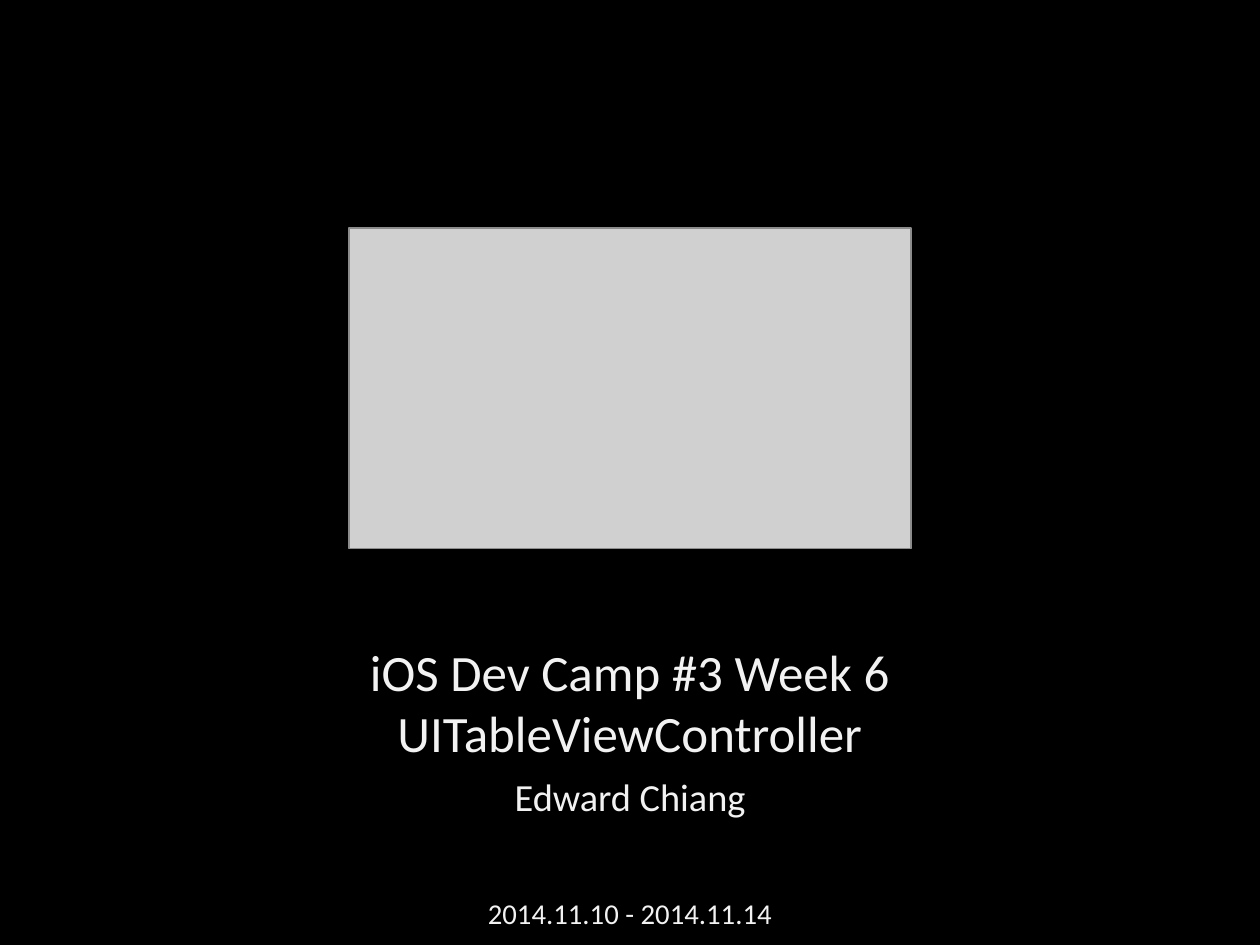
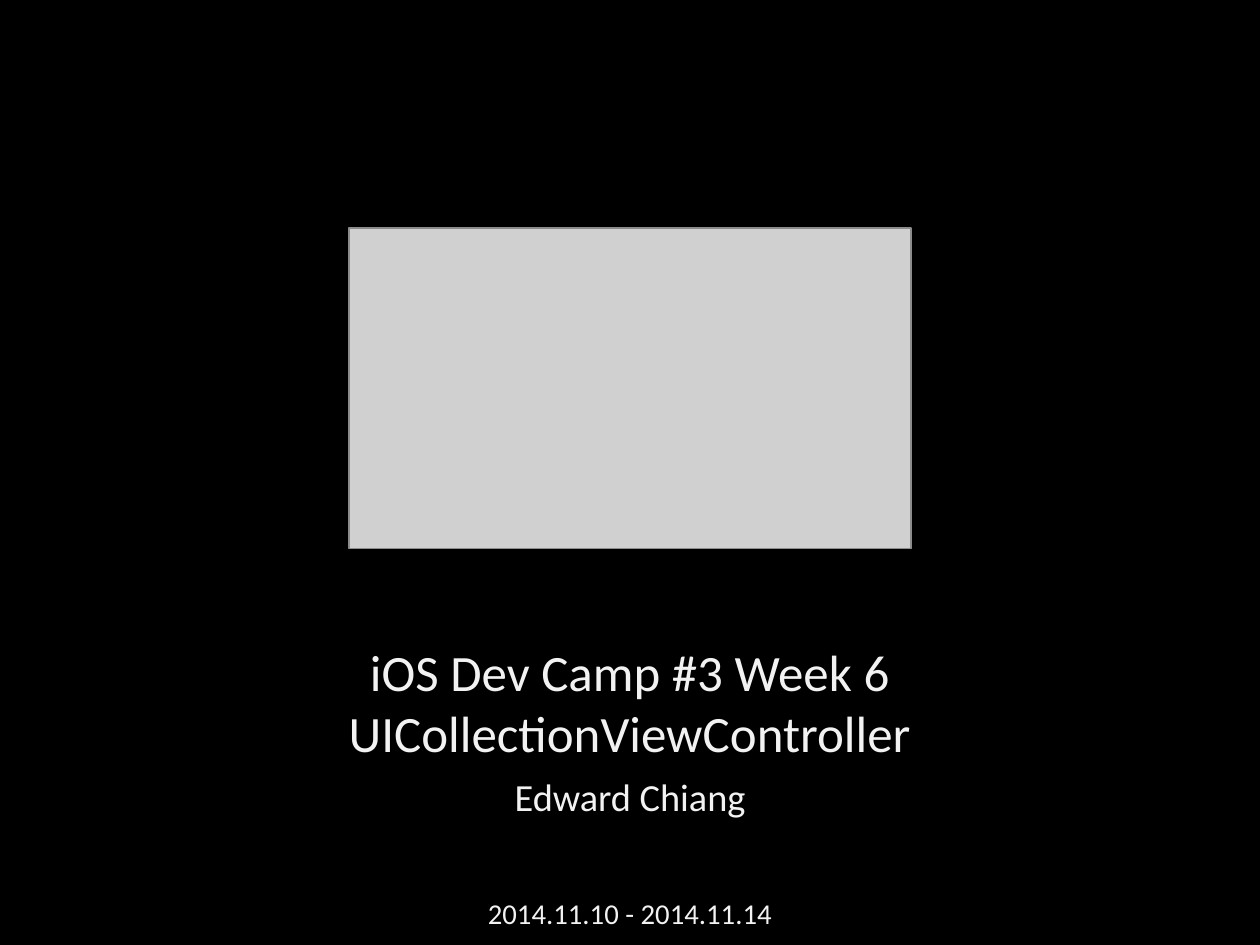
Before and after one commit to ALPHACamp/Camp-3-iOS-Dev, a slide deck: slide 1 of Class presentation/Week6 - Edward/11-12-2014.pptx. Drawn at 1260x945 pixels with LibreOffice and Linux fonts; fonts in the diff are those of the drawing; grey boxes stand for pictures. Boxes give left, top, right and bottom in pixels: in the first picture for what was removed or moved away, otherwise in the second. Text is boxed around its words. In the diff, an @@ line names an element or a change of style, - is before the commit and + after.

Commit message:
Update few slide

```diff
--- a/Class presentation/Week6 - Edward/11-12-2014.pptx
+++ b/Class presentation/Week6 - Edward/11-12-2014.pptx
@@ text at bbox=[349, 655, 911, 753]: text changed @@
-iOS Dev Camp #3 Week 6
-UITableViewController
+iOS Dev Camp #3 Week 6
+UICollectionViewController
```
Also in this commit, not shown: 1 other slide changed.
